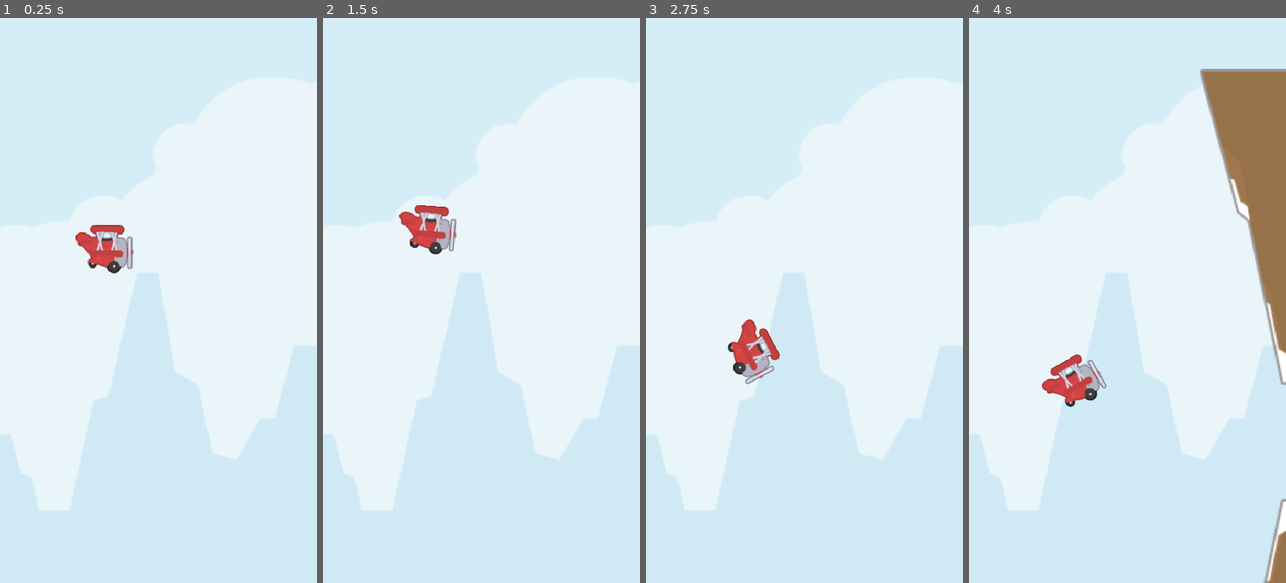
Above: before the commit, frames 1-4 (left to right).
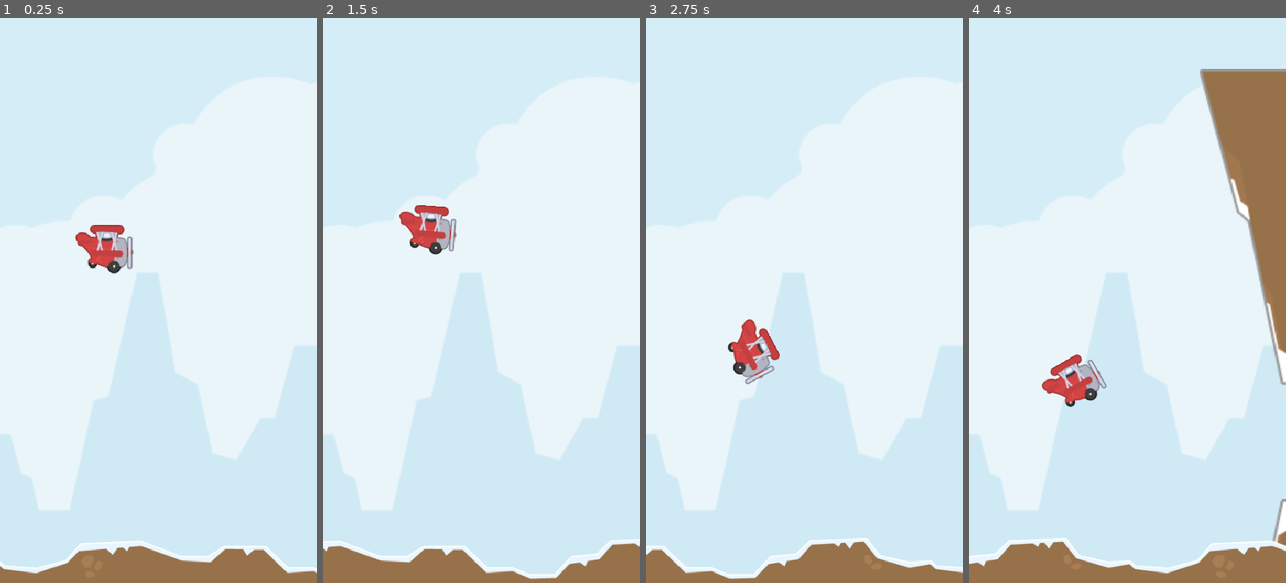
Above: after the commit, the same moments.

Repository: LHO-Developments/Godot-Projects
Game: Godot game, scene res://Scenes/Main/main.tscn
Same seed, same stepped clock (60 frames per second), same inputs: the game is played once before the commit and once after it.
Inputs:
- Up to frame 1 (0.25 s): no input
- Up to frame 2 (1.5 s): tap Space (jump) at 0.77 s
- Up to frame 3 (2.75 s): tap Space (jump) at 1.52 s
- Up to frame 4 (4 s): tap Space (jump) at 3.02, 3.77 s

The runs differ from the first frame. In frame 1, 5.2% of the frame differs, in the area x 0-100%, y 92-100%; in frame 2, 5.0%; in frame 3, 4.6%; in frame 4, 5.3%.

Commit message:
Add ground collision

Diff:
--- /dev/null
+++ b/Flappy Plane/flappy-plane/Scenes/Ground/ground.gd
@@ -0,0 +1,38 @@
+extends Node2D
+class_name Ground;
+
+signal on_player_crashed;
+
+@onready var ground_1: Area2D = $Ground_1;
+# this is when making the child sprite unique
+@onready var sprite_2d: Sprite2D = %Sprite2D;
+
+@onready var ground_2: Area2D = $Ground_2;
+@export var speed: float = -150;
+
+var width: int;
+
+func _ready() -> void:
+	width = sprite_2d.texture.get_width();
+
+
+func _process(delta: float) -> void:
+
+	# movement to the left for the ground objs
+	ground_1.global_position.x += speed * delta;
+	ground_2.global_position.x += speed * delta;
+
+	# reposition where the ground is and make a infinite loop for ground_1 and ground_2
+	if ground_1.global_position.x < -width / 2:
+		ground_1.global_position.x = ground_2.global_position.x + width;
+
+	if ground_2.global_position.x < -width / 2:
+		ground_2.global_position.x = ground_1.global_position.x + width;
+
+
+func _on_ground_body_entered(body: Node2D) -> void:
+	on_player_crashed.emit();
+	speed = 0;
+	var player_ref = body as Player;
+	player_ref.stop_gravity();
+	player_ref.stop_movement();
--- /dev/null
+++ b/Flappy Plane/flappy-plane/Scenes/Ground/ground.tscn
@@ -0,0 +1,37 @@
+[gd_scene load_steps=5 format=3 uid="uid://b6r1wd1ctn0b2"]
+
+[ext_resource type="Texture2D" uid="uid://cvjp578yskg1i" path="res://Assets/Sprites/groundSnow.png" id="1_4eske"]
+[ext_resource type="Script" uid="uid://b7tfat7iq30u4" path="res://Scenes/Ground/ground.gd" id="1_7ggpg"]
+
+[sub_resource type="RectangleShape2D" id="RectangleShape2D_7ggpg"]
+size = Vector2(810, 63)
+
+[sub_resource type="RectangleShape2D" id="RectangleShape2D_4eske"]
+size = Vector2(810, 63)
+
+[node name="Ground" type="Node2D"]
+script = ExtResource("1_7ggpg")
+
+[node name="Ground_1" type="Area2D" parent="."]
+position = Vector2(404, 0)
+
+[node name="Sprite2D" type="Sprite2D" parent="Ground_1"]
+unique_name_in_owner = true
+texture = ExtResource("1_4eske")
+
+[node name="CollisionShape2D" type="CollisionShape2D" parent="Ground_1"]
+position = Vector2(0, 3.5)
+shape = SubResource("RectangleShape2D_7ggpg")
+
+[node name="Ground_2" type="Area2D" parent="."]
+position = Vector2(1212, 0)
+
+[node name="Sprite2D" type="Sprite2D" parent="Ground_2"]
+texture = ExtResource("1_4eske")
+
+[node name="CollisionShape2D" type="CollisionShape2D" parent="Ground_2"]
+shape = SubResource("RectangleShape2D_4eske")
+debug_color = Color(0.956149, 0.0946099, 0.472447, 0.42)
+
+[connection signal="body_entered" from="Ground_1" to="." method="_on_ground_body_entered"]
+[connection signal="body_entered" from="Ground_2" to="." method="_on_ground_body_entered"]
--- a/Flappy Plane/flappy-plane/Scenes/Main/main.gd
+++ b/Flappy Plane/flappy-plane/Scenes/Main/main.gd
@@ -1,10 +1,19 @@
 extends Node2D
 @onready var spawner: Spawner = $Spawner
 @onready var player: Player = $Player
+@onready var ground: Ground = $Ground
+
 
 func _on_player_on_game_started() -> void:
 	spawner.timer.start();
 
 
 func _on_spawner_on_obstacle_crash() -> void:
+	# stop player and ground once player crash obstacle
 	player.stop_movement();
+	ground.speed = 0;
+
+
+func _on_ground_on_player_crashed() -> void:
+	# when player hit ground stop obstacle
+	spawner.stop_obstacles();
--- a/Flappy Plane/flappy-plane/Scenes/Main/main.tscn
+++ b/Flappy Plane/flappy-plane/Scenes/Main/main.tscn
@@ -1,9 +1,10 @@
-[gd_scene load_steps=5 format=3 uid="uid://ddgchxwfdhy66"]
+[gd_scene load_steps=6 format=3 uid="uid://ddgchxwfdhy66"]
 
 [ext_resource type="Script" uid="uid://du14riki25lol" path="res://Scenes/Main/main.gd" id="1_qvhan"]
 [ext_resource type="Texture2D" uid="uid://duiy5x8u0hr7r" path="res://Assets/Sprites/background.png" id="2_eunhr"]
 [ext_resource type="PackedScene" uid="uid://cwxe1jcxhpgek" path="res://Scenes/Player/player.tscn" id="3_k3v36"]
 [ext_resource type="PackedScene" uid="uid://dkq43hvg4qqox" path="res://Scenes/Spawner/spawner.tscn" id="4_5yls4"]
+[ext_resource type="PackedScene" uid="uid://b6r1wd1ctn0b2" path="res://Scenes/Ground/ground.tscn" id="5_p6jpk"]
 
 [node name="Main" type="Node2D"]
 script = ExtResource("1_qvhan")
@@ -20,5 +21,9 @@
 [node name="Spawner" parent="." instance=ExtResource("4_5yls4")]
 position = Vector2(4, 339)
 
+[node name="Ground" parent="." instance=ExtResource("5_p6jpk")]
+position = Vector2(0, 821)
+
 [connection signal="on_game_started" from="Player" to="." method="_on_player_on_game_started"]
 [connection signal="on_obstacle_crash" from="Spawner" to="." method="_on_spawner_on_obstacle_crash"]
+[connection signal="on_player_crashed" from="Ground" to="." method="_on_ground_on_player_crashed"]
Not shown, added: Flappy Plane/flappy-plane/Scenes/Ground/ground.gd.uid
